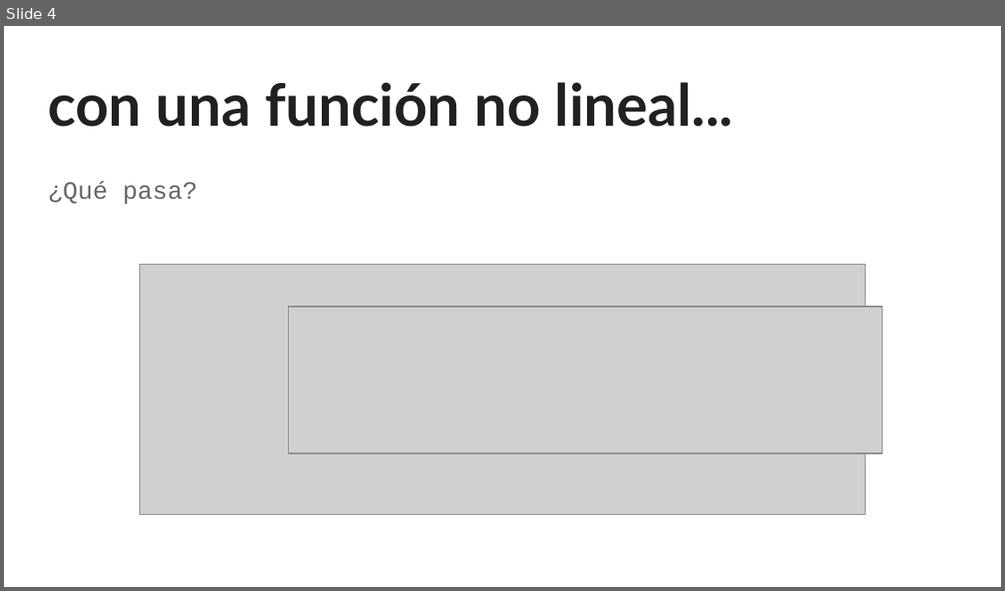
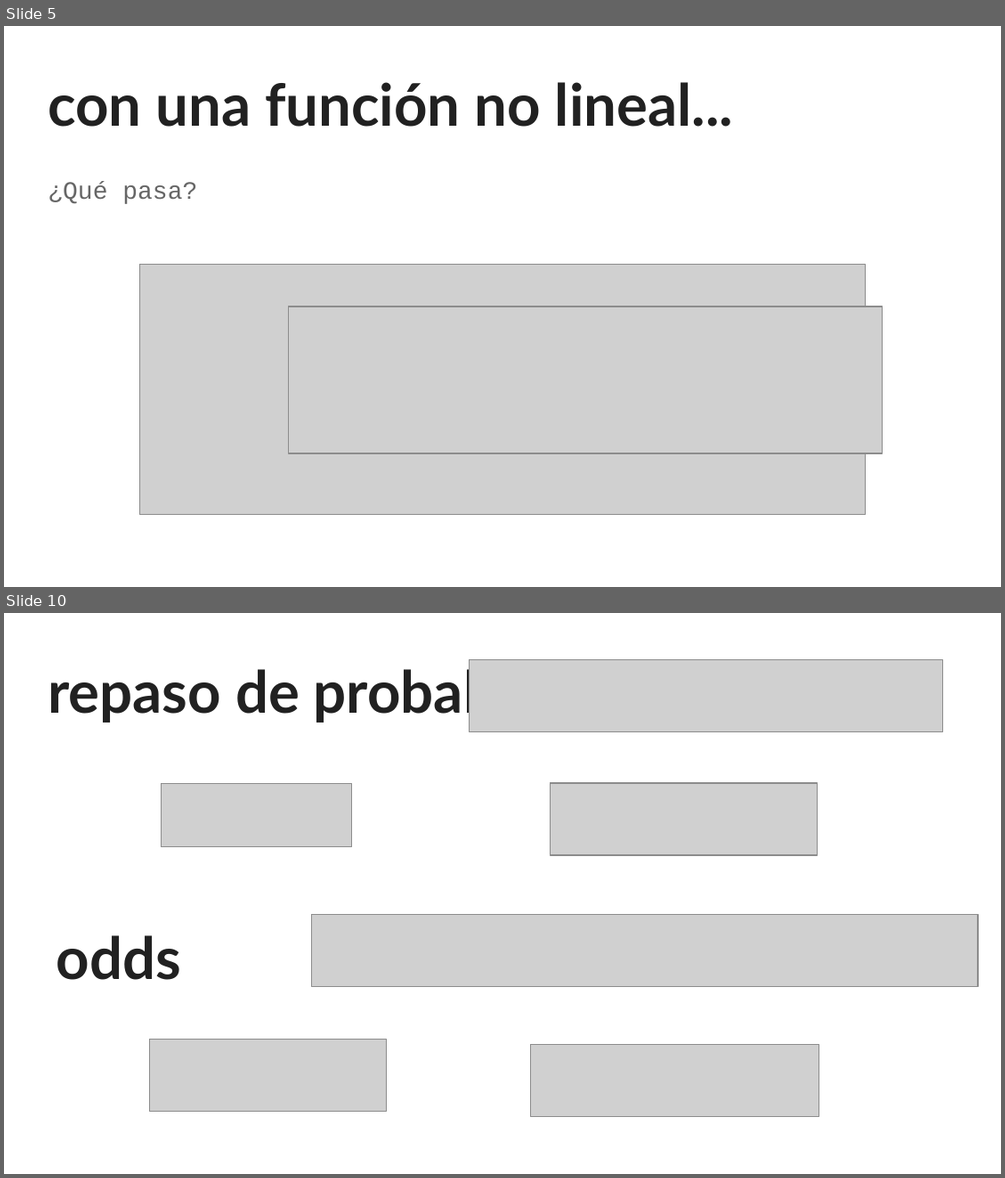
Before and after one commit to sainosmichelle/sainosmichelle.github.io, a slide deck: assets/files/Tema6/reg_log/6.2 Regresión Logística.pptx. Shown one above the other, each under a label of ours: slide 4 before the commit, slides 5 and 10 after it; the slides between them are not shown. The pictures are 1005x591 and 1005x1178 pixels, drawn with LibreOffice and Linux fonts; fonts in the diff are those of the drawing; grey boxes stand for pictures. Boxes give left, top, right and bottom in pixels: in the first picture for what was removed or moved away, otherwise in the second. Text is boxed around its words. In the diff, an @@ line names an element or a change of style, - is before the commit and + after.

```diff
--- a/assets/files/Tema6/reg_log/6.2 Regresión Logística.pptx
+++ b/assets/files/Tema6/reg_log/6.2 Regresión Logística.pptx
@@ slide 10 added at box(4, 613, 1001, 1174), background #FFFFFF @@
@@ title added at box(48, 662, 636, 723), 42 pt, text #212121, bold @@
+repaso de probabilidad
@@ picture added at box(469, 660, 943, 731) @@
@@ picture added at box(161, 784, 352, 847) @@
@@ picture added at box(550, 784, 817, 855) @@
@@ picture added at box(311, 914, 978, 986) @@
@@ title added at box(57, 935, 181, 980), 42 pt, text #212121, bold @@
+odds
@@ picture added at box(150, 1038, 386, 1111) @@
@@ picture added at box(530, 1044, 818, 1115) @@
@@ what was slide 4 is now slide 5 @@
```
Also in this commit, not shown: 1 slide changed, 11 other slides added, 1 slide removed.
